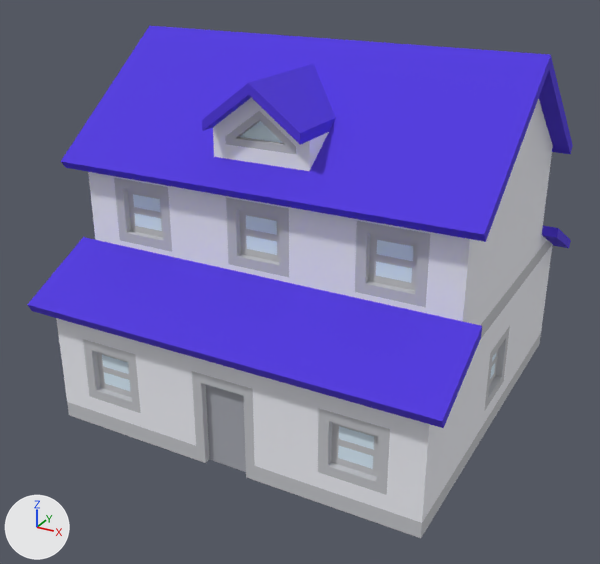
Renders of the OBJ model mods/city/models/insta_residential_concrete_2.obj from each side of a commit.
Before and after are seen from a camera (50 mm lens) standing at (0.817, -1.594, 0.553) and looking at (-0.03, -0.054, -0.217). Lighting does not change. The marker at lower left points along +X, +Y and +Z. Where no turn or scale is listed for an object, it has been applied to the vertices.

Objects in the first picture: 'city_residential_2'.
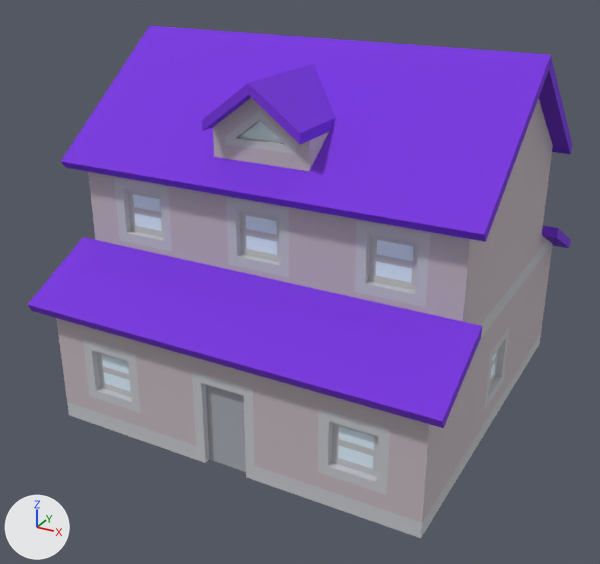
Pixel boxes [x1, y1, x2, y2] of what changed, in the pictures (600 x 564 px):
'city_residential_2', recoloured: [27, 26, 573, 525] in both

The edits, one by one:
Material 'roof(Clone)' (mat_roof_clone) changes colour from blue #5137df to purple #7934df; in linear values from (0.0819, 0.0381, 0.737) to (0.19, 0.0347, 0.737).
Material '_defaultMat(Clone)' (mat_defaultmat_clone) changes colour from white #f3f3fa to light grey #c2b7be; in linear values from (0.893, 0.899, 0.953) to (0.54, 0.474, 0.514).
